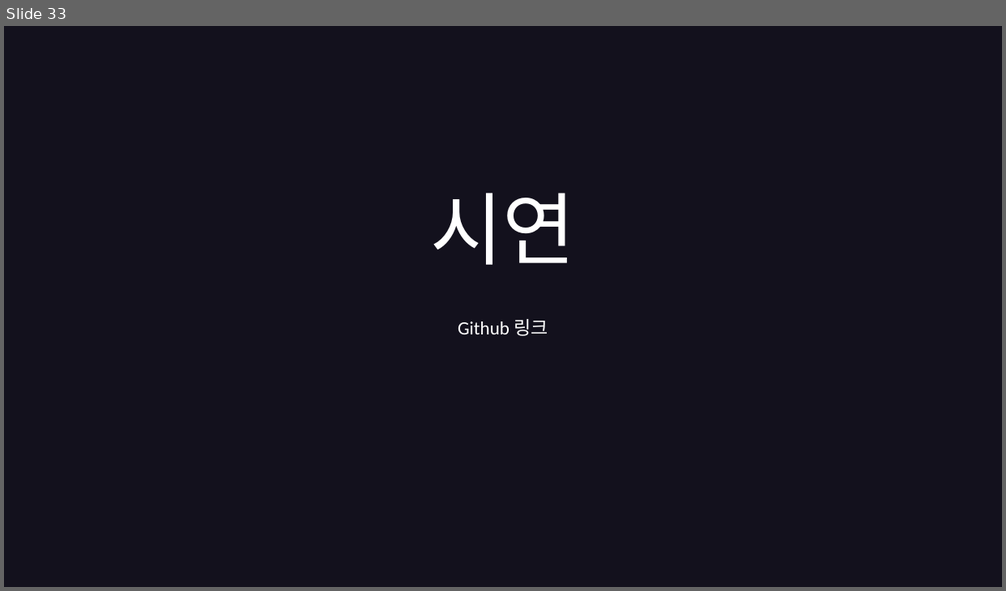
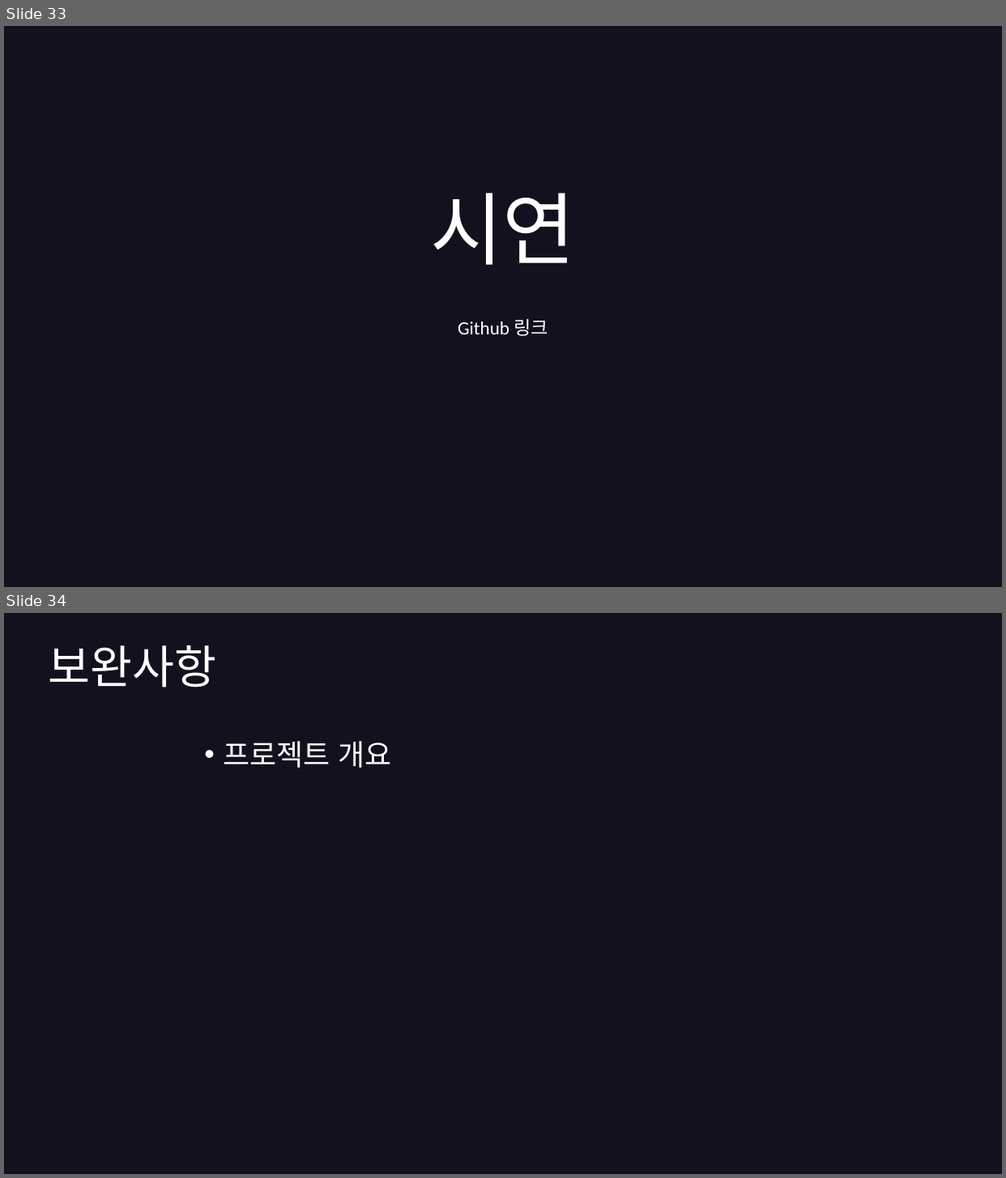
Before and after one commit to hyunkyumlee/FrontProject, a slide deck: 발표 자료/푸마_발표ppt.pptx. Shown one above the other, each under a label of ours: slide 33 before the commit, slides 33 and 34 after it. The pictures are 1006x591 and 1006x1178 pixels, drawn with LibreOffice and Linux fonts; fonts in the diff are those of the drawing. Boxes give left, top, right and bottom in pixels: in the first picture for what was removed or moved away, otherwise in the second. Text is boxed around its words. In the diff, an @@ line names an element or a change of style, - is before the commit and + after.

```diff
--- a/발표 자료/푸마_발표ppt.pptx
+++ b/발표 자료/푸마_발표ppt.pptx
@@ slide 34 added at box(4, 613, 1002, 1174), background #13111D @@
@@ title added at box(49, 645, 217, 688), 44 pt, text #FFFFFF @@
+보완사항
@@ text added at box(223, 741, 391, 768), 28 pt, text #FFFFFF @@
+• 프로젝트 개요
```
Also in this commit, not shown: 2 slides changed, 1 other slide added, 1 other file.
